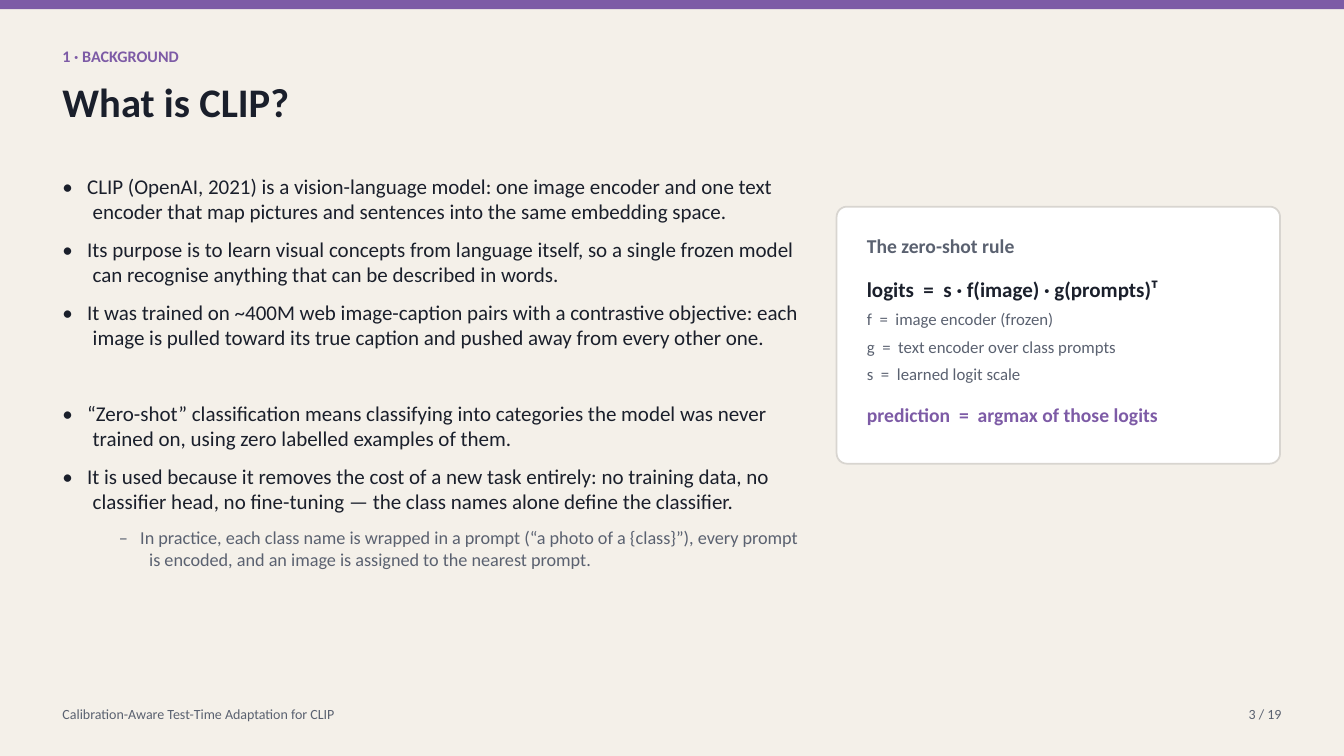
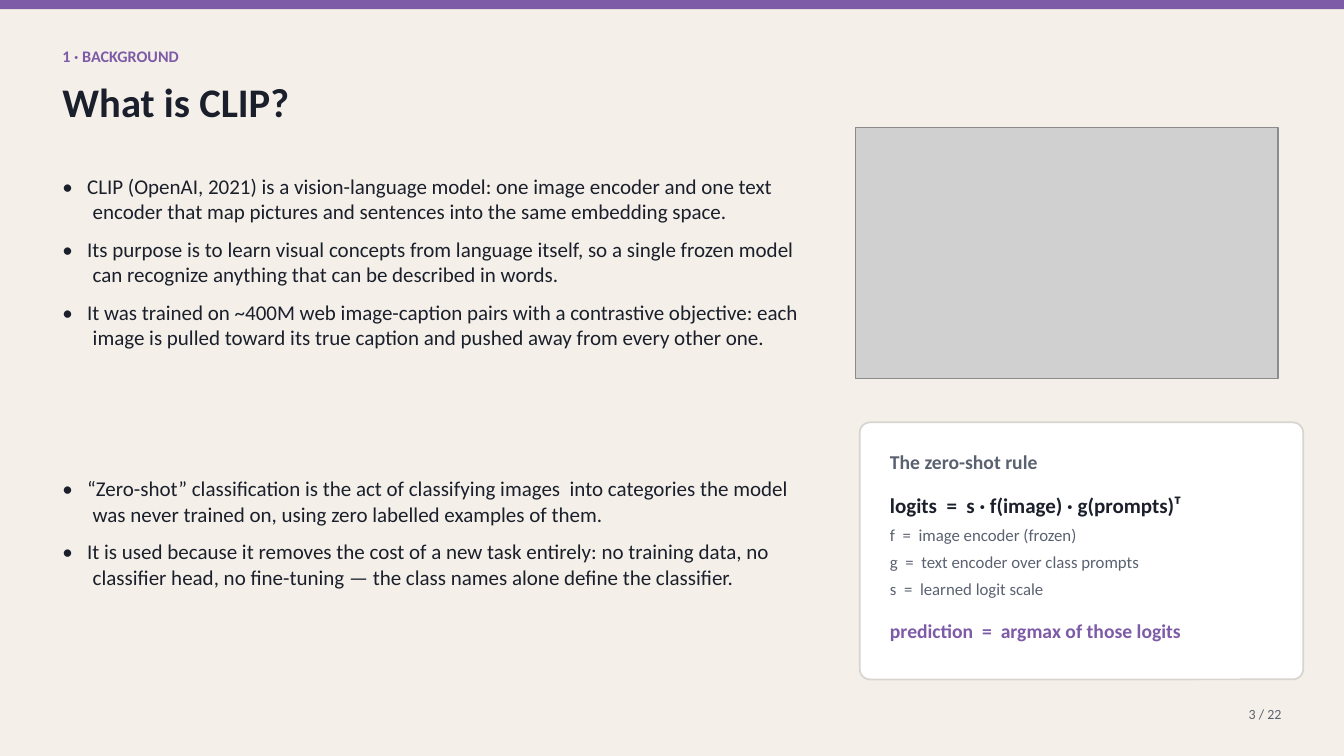
Before and after one commit to macwave12/deep_project_calibration_aware_tta, a slide deck: slide 3 of presentation/calibration_aware_tta.pptx. Drawn at 1344x756 pixels with LibreOffice and Linux fonts; fonts in the diff are those of the drawing; grey boxes stand for pictures. Boxes give left, top, right and bottom in pixels: in the first picture for what was removed or moved away, otherwise in the second. Text is boxed around its words. In the diff, an @@ line names an element or a change of style, - is before the commit and + after.

```diff
--- a/presentation/calibration_aware_tta.pptx
+++ b/presentation/calibration_aware_tta.pptx
@@ picture added at <box>855,127,1278,379</box> @@
@@ text at <box>87,242,793,286</box>: text changed @@
-• Its purpose is to learn visual concepts from language itself, so a single frozen model can recognise anything that can be described in words.
+• Its purpose is to learn visual concepts from language itself, so a single frozen model can recognize anything that can be described in words.
@@ rounded rectangle: place and size @@
-rounded rectangle at <box>837,207,1280,464</box>
+rounded rectangle at <box>860,422,1304,680</box>
@@ text "The zero-shot rule": place and size @@
-text "The zero-shot rule" at <box>867,239,1158,426</box>
+text "The zero-shot rule" at <box>890,455,1182,642</box>
@@ text at <box>87,481,787,526</box>: text changed @@
-• “Zero-shot” classification means classifying into categories the model was never trained on, using zero labelled examples of them.
+• “Zero-shot” classification is the act of classifying images into categories the model was never trained on, using zero labelled examples of them.
@@ text at <box>140,531,798,569</box>: paragraph removed @@
-– In practice, each class name is wrapped in a prompt (“a photo of a {class}”), every prompt is encoded, and an image is assigned to the nearest prompt.
@@ text removed at <box>62,709,334,721</box> @@
-Calibration-Aware Test-Time Adaptation for CLIP
@@ text at <box>1249,710,1281,719</box>: text changed @@
-3 / 19
+3 / 22
```
Also in this commit, not shown: 10 other slides changed, 10 slides added, 7 slides removed.
